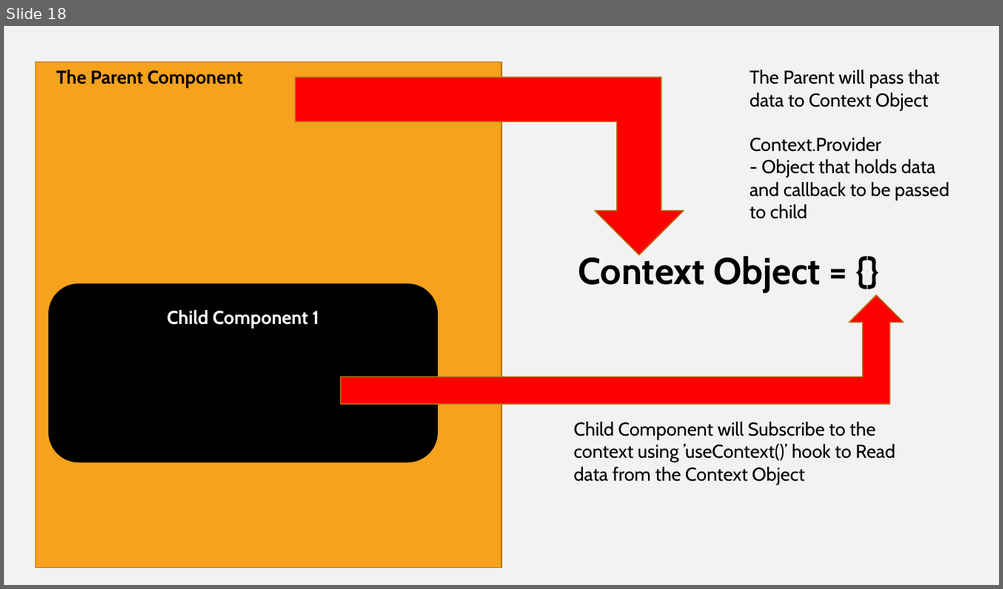
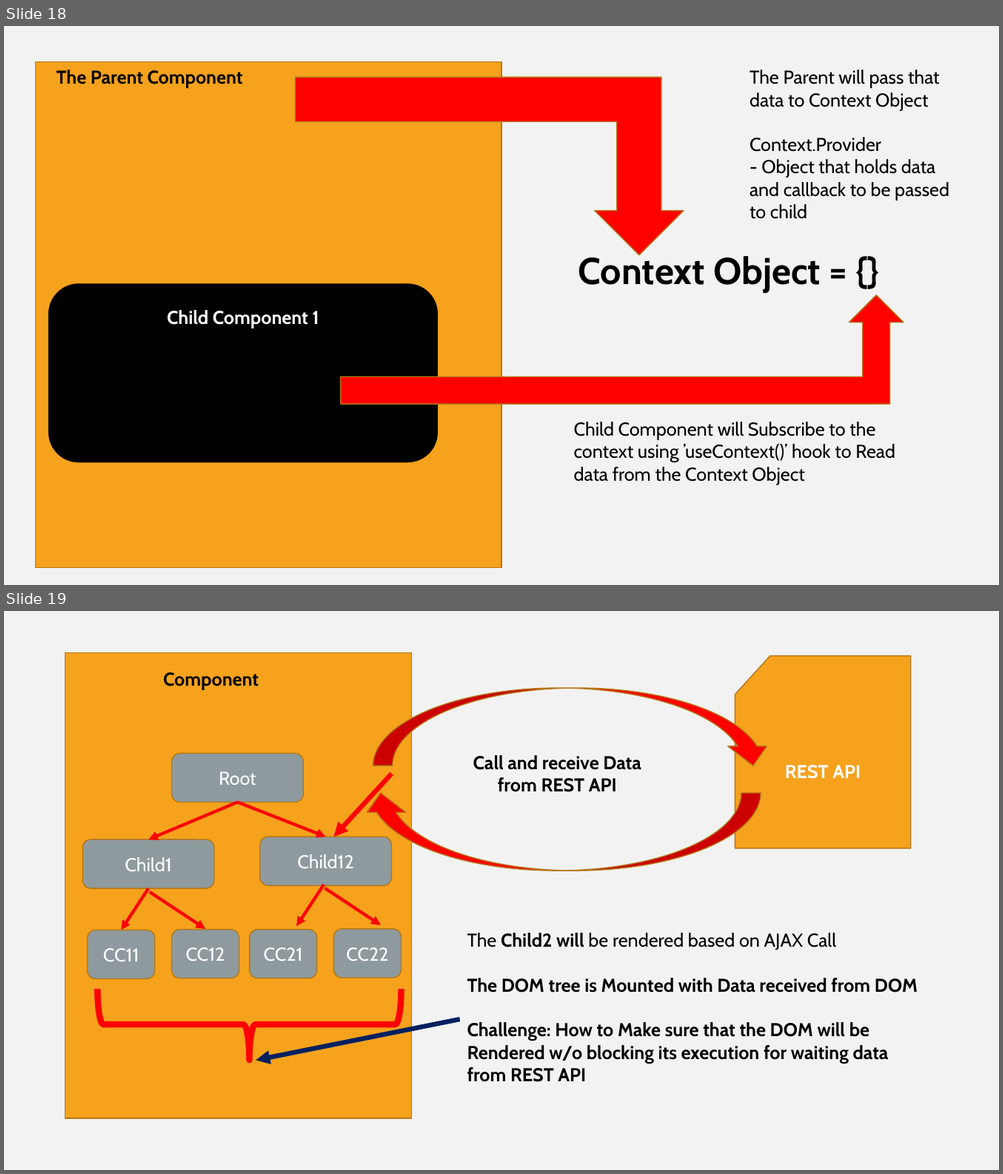
Before and after one commit to Vanshika3003/blazeclan_training, a slide deck: training_images.pptx. Shown one above the other, each under a label of ours: slide 18 before the commit, slides 18 and 19 after it. The pictures are 1003x589 and 1003x1174 pixels, drawn with LibreOffice and Linux fonts; fonts in the diff are those of the drawing. Boxes give left, top, right and bottom in pixels: in the first picture for what was removed or moved away, otherwise in the second. Text is boxed around its words. In the diff, an @@ line names an element or a change of style, - is before the commit and + after.

```diff
--- a/training_images.pptx
+++ b/training_images.pptx
@@ slide 19 added at (x1=4, y1=611, x2=999, y2=1170), background #F2F2F2 @@
@@ rectangle added at (x1=65, y1=652, x2=412, y2=1119), fill #F6A21D, outline #B67815 1 pt @@
@@ text added at (x1=163, y1=672, x2=259, y2=690), 18 pt, text #000000, bold @@
+Component
@@ flow chart punched card added at (x1=735, y1=655, x2=910, y2=849), fill #F6A21D, outline #B67815 1 pt, 18 pt, text #FFFFFF, bold @@
+REST API
@@ curved down arrow added at (x1=373, y1=688, x2=772, y2=766), fill #FF0000, outline #B67815 1 pt @@
@@ rounded rectangle added at (x1=172, y1=754, x2=303, y2=803), fill #8E9A9E, outline #B67815 1 pt, 18 pt, text #FFFFFF @@
+Root
@@ text added at (x1=473, y1=755, x2=640, y2=792), 18 pt, text #000000, bold @@
+Call and receive Data from REST API
@@ arrow added from (391, 774) to (334, 837), #FF0000 4.5 pt @@
@@ arrow added from (238, 802) to (149, 840), #FF0000 3 pt @@
@@ arrow added from (238, 802) to (326, 837), #FF0000 3 pt @@
@@ curved down arrow added at (x1=361, y1=793, x2=760, y2=871), fill #FF0000, outline #B67815 1 pt @@
@@ rounded rectangle added at (x1=82, y1=840, x2=213, y2=889), fill #8E9A9E, outline #B67815 1 pt, 18 pt, text #FFFFFF @@
+Child1
@@ rounded rectangle added at (x1=260, y1=837, x2=391, y2=886), fill #8E9A9E, outline #B67815 1 pt, 18 pt, text #FFFFFF @@
+Child12
@@ arrow added from (149, 889) to (121, 931), #FF0000 3 pt @@
@@ arrow added from (150, 892) to (205, 930), #FF0000 3 pt @@
@@ arrow added from (324, 885) to (296, 926), #FF0000 3 pt @@
@@ arrow added from (325, 889) to (381, 925), #FF0000 3 pt @@
@@ rounded rectangle added at (x1=88, y1=931, x2=155, y2=980), fill #8E9A9E, outline #B67815 1 pt, 18 pt, text #FFFFFF @@
+CC11
@@ rounded rectangle added at (x1=172, y1=930, x2=239, y2=979), fill #8E9A9E, outline #B67815 1 pt, 18 pt, text #FFFFFF @@
+CC12
@@ rounded rectangle added at (x1=250, y1=930, x2=316, y2=979), fill #8E9A9E, outline #B67815 1 pt, 18 pt, text #FFFFFF @@
+CC21
@@ rounded rectangle added at (x1=334, y1=930, x2=401, y2=979), fill #8E9A9E, outline #B67815 1 pt, 18 pt, text #FFFFFF @@
+CC22
@@ text added at (x1=467, y1=933, x2=917, y2=1082), 18 pt, text #000000, bold @@
+The Child2 will be rendered based on AJAX Call
+The DOM tree is Mounted with Data received from DOM
+Challenge: How to Make sure that the DOM will be Rendered w/o blocking its execution for waiting data from REST API
@@ right brace added at (x1=98, y1=989, x2=401, y2=1060), outline #FF0000 6 pt @@
@@ arrow added from (460, 1020) to (256, 1061), #002060 4.5 pt @@
```
Also in this commit, not shown: 1 other slide added, 9 other files.
